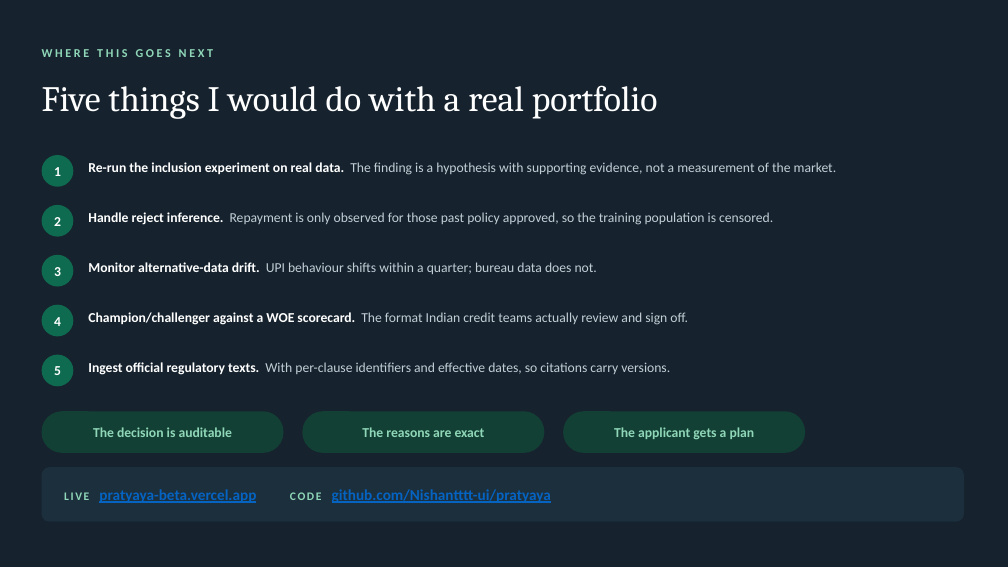
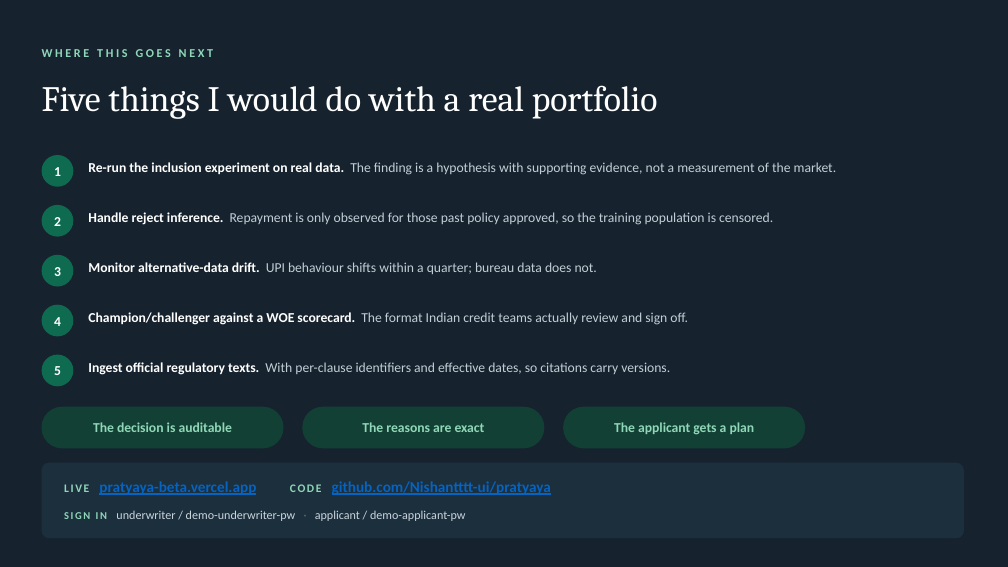
Before and after one commit to Nishantttt-ui/pratyaya, a slide deck: slide 33 of docs/Pratyaya-Synchrony-Hackathon.pptx. Drawn at 1008x567 pixels with LibreOffice and Linux fonts; fonts in the diff are those of the drawing. Boxes give left, top, right and bottom in pixels: in the first picture for what was removed or moved away, otherwise in the second. Text is boxed around its words. In the diff, an @@ line names an element or a change of style, - is before the commit and + after.

```diff
--- a/docs/Pratyaya-Synchrony-Hackathon.pptx
+++ b/docs/Pratyaya-Synchrony-Hackathon.pptx
@@ 3 texts, 3 rounded rectangles: place and size @@
-3 texts, 3 rounded rectangles at bbox=[42, 411, 805, 453]
+3 texts, 3 rounded rectangles at bbox=[42, 407, 805, 448]
@@ rounded rectangle: place and size @@
-rounded rectangle at bbox=[42, 467, 964, 522]
+rounded rectangle at bbox=[42, 463, 964, 538]
@@ rounded rectangle at bbox=[42, 463, 964, 538]: proportions changed @@
@@ text "LIVE pratyaya-beta.vercel.app CODE github.com/Nishantttt-ui/ ...": place and size @@
-text "LIVE pratyaya-beta.vercel.app CODE github.com/Nishantttt-ui/ ..." at bbox=[64, 489, 551, 503]
+text "LIVE pratyaya-beta.vercel.app CODE github.com/Nishantttt-ui/ ..." at bbox=[64, 481, 551, 495]
@@ text added at bbox=[116, 510, 465, 521], 11.5 pt, text #C9D4DD @@
+SIGN IN underwriter / demo-underwriter-pw · applicant / demo-applicant-pw
```
Also in this commit, not shown: 1 other slide changed, 2 other files.
